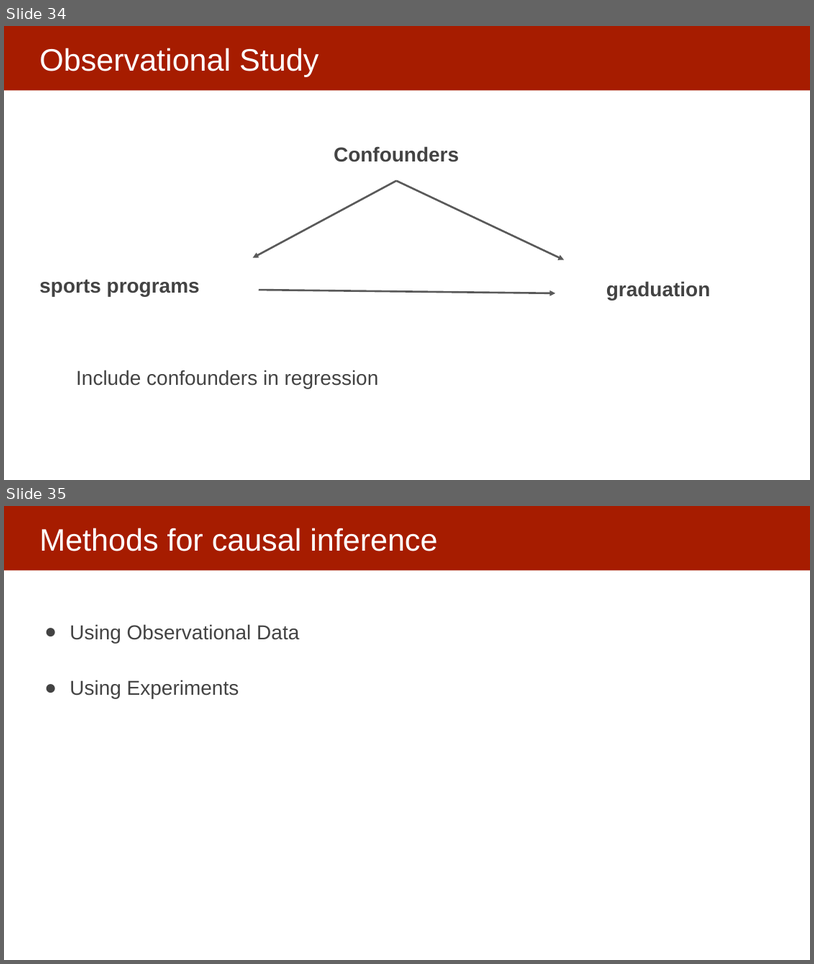
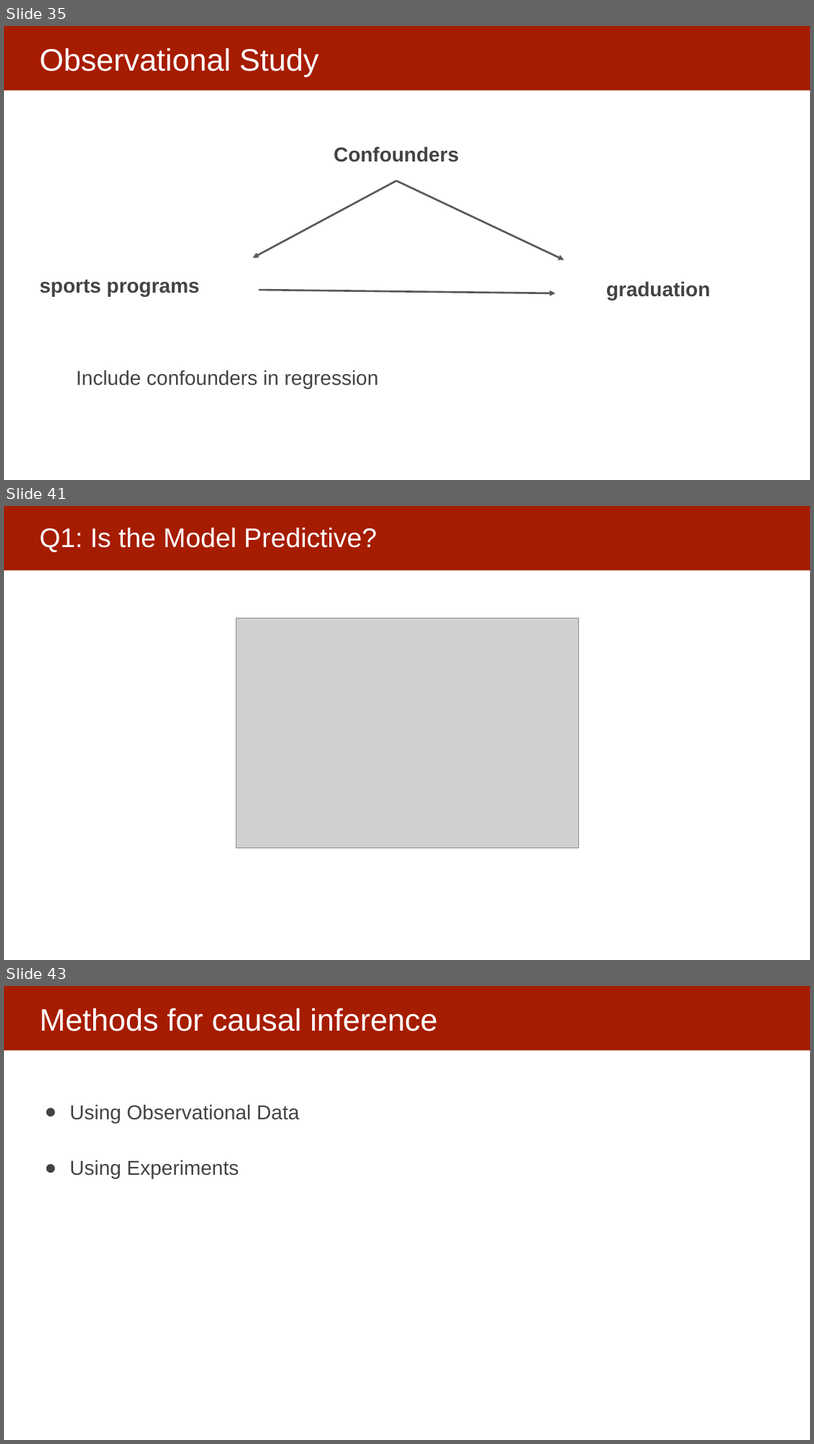
Before and after one commit to dssg/mlforpublicpolicylab, a slide deck: Lectures/21-causal-inference.pptx. Shown one above the other, each under a label of ours: slides 34 and 35 before the commit, slides 35, 41 and 43 after it; the slides between them are not shown. The pictures are 814x964 and 814x1444 pixels, drawn with LibreOffice and Linux fonts; fonts in the diff are those of the drawing; grey boxes stand for pictures. Boxes give left, top, right and bottom in pixels: in the first picture for what was removed or moved away, otherwise in the second. Text is boxed around its words. In the diff, an @@ line names an element or a change of style, - is before the commit and + after.

```diff
--- a/Lectures/21-causal-inference.pptx
+++ b/Lectures/21-causal-inference.pptx
@@ slide 41 added at bbox=[4, 506, 810, 960], background #FFFFFF; not listed: 1 template element that a slide beside it also shows @@
@@ title added at bbox=[39, 528, 377, 552], 32 pt, text #FFFFFF @@
+Q1: Is the Model Predictive?
@@ picture added at bbox=[236, 618, 579, 849] @@
@@ what was slide 34 is now slide 35 @@
@@ what was slide 35 is now slide 43 @@
```
Also in this commit, not shown: 7 other slides added.
